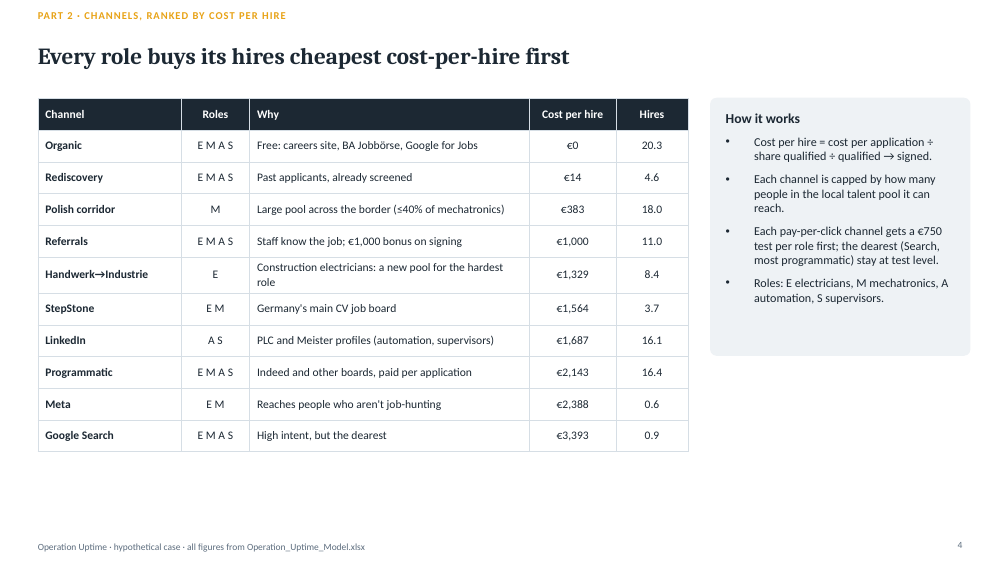
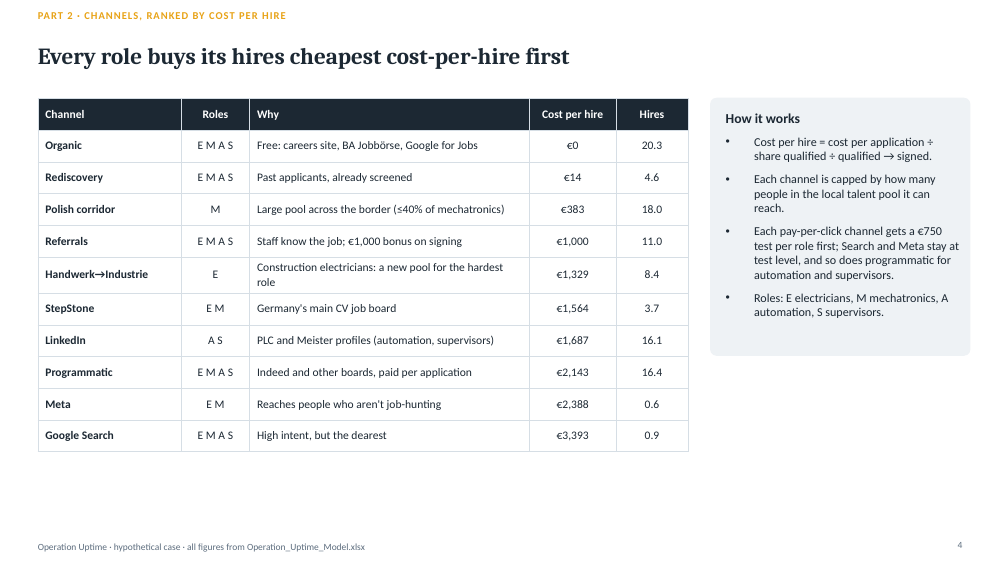
Before and after one commit to Anurag160596/haystack, a slide deck: slide 4 of operation_uptime/Operation_Uptime_Deck.pptx. Drawn at 1008x567 pixels with LibreOffice and Linux fonts; fonts in the diff are those of the drawing. Boxes give left, top, right and bottom in pixels: in the first picture for what was removed or moved away, otherwise in the second. Text is boxed around its words. In the diff, an @@ line names an element or a change of style, - is before the commit and + after.

```diff
--- a/operation_uptime/Operation_Uptime_Deck.pptx
+++ b/operation_uptime/Operation_Uptime_Deck.pptx
@@ text at [754,226,959,281]: text changed @@
-• Each pay-per-click channel gets a €750 test per role first; the dearest (Search, most programmatic) stay at test level.
+• Each pay-per-click channel gets a €750 test per role first; Search and Meta stay at test level, and so does programmatic for automation and supervisors.
```
Also in this commit, not shown: 4 other slides changed, 6 other files.
